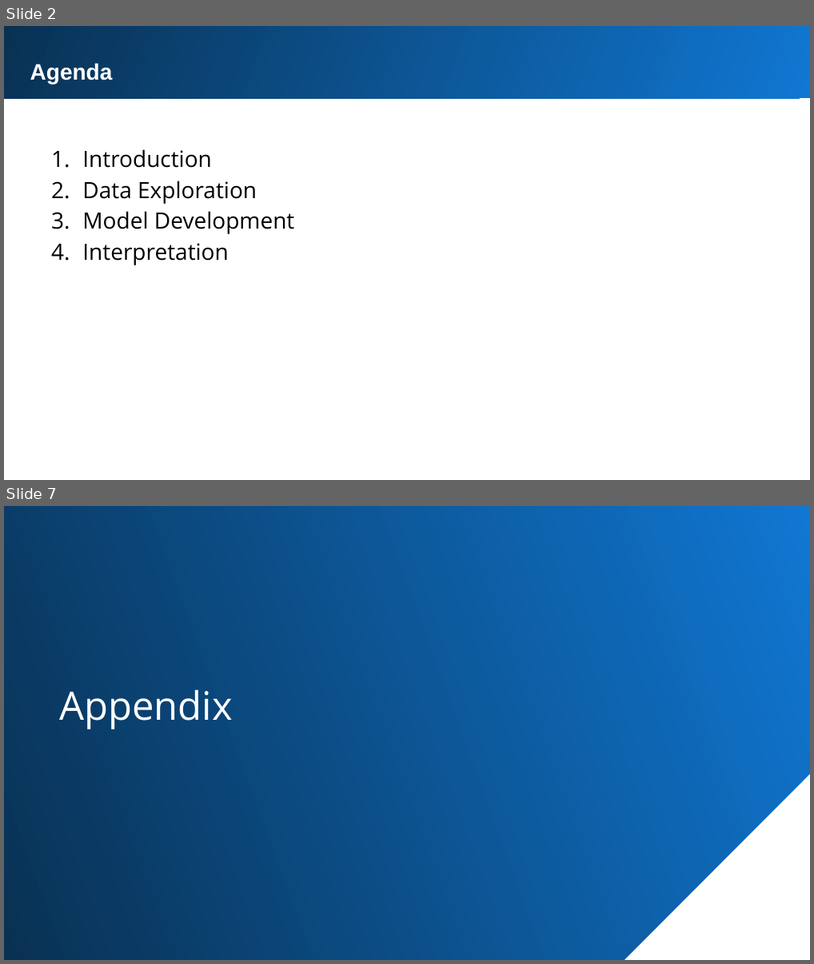
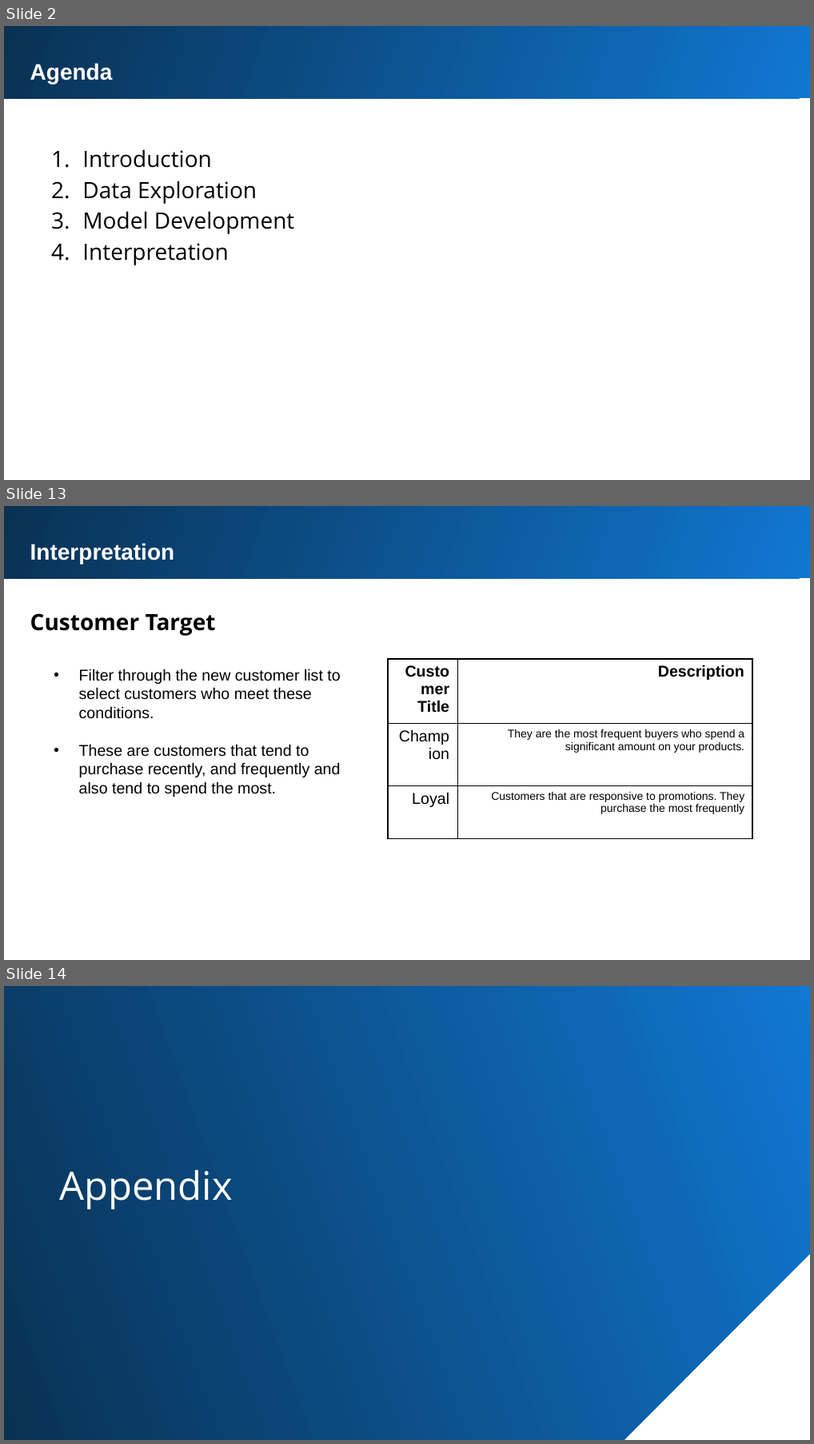
Before and after one commit to Mevhare/Forage-KPMG-AU-Virtual-Internship, a slide deck: Solution/Task 2/Sprocket_Presenation.pptx. Shown one above the other, each under a label of ours: slides 2 and 7 before the commit, slides 2, 13 and 14 after it; the slides between them are not shown. The pictures are 814x964 and 814x1444 pixels, drawn with LibreOffice and Linux fonts; fonts in the diff are those of the drawing. Boxes give left, top, right and bottom in pixels: in the first picture for what was removed or moved away, otherwise in the second. Text is boxed around its words. In the diff, an @@ line names an element or a change of style, - is before the commit and + after.

```diff
--- a/Solution/Task 2/Sprocket_Presenation.pptx
+++ b/Solution/Task 2/Sprocket_Presenation.pptx
@@ slide 13 added at bbox=[4, 506, 810, 960], background #FFFFFF @@
@@ rectangle added at bbox=[4, 506, 810, 579], fill gradient #1077D2 to #093153 @@
@@ text added at bbox=[30, 543, 175, 564], 20 pt, text #FFFFFF, bold @@
+Interpretation
@@ text added at bbox=[30, 613, 216, 636], 20 pt, text #000000, bold @@
+Customer Target
@@ text added at bbox=[79, 668, 341, 796], 14 pt, text #000000 @@
+• Filter through the new customer list to select customers who meet these conditions.
+• These are customers that tend to purchase recently, and frequently and also tend to spend the most.
@@ table added at bbox=[388, 660, 753, 817], 3 rows, 2 columns @@
+Customer Title | Description
+Champion | They are the most frequent buyers who spend a significant amount on your products.
+Loyal | Customers that are responsive to promotions. They purchase the most frequently
@@ what was slide 7 is now slide 14 @@
```
Also in this commit, not shown: 11 other slides added, 5 slides removed, 6 other files.
